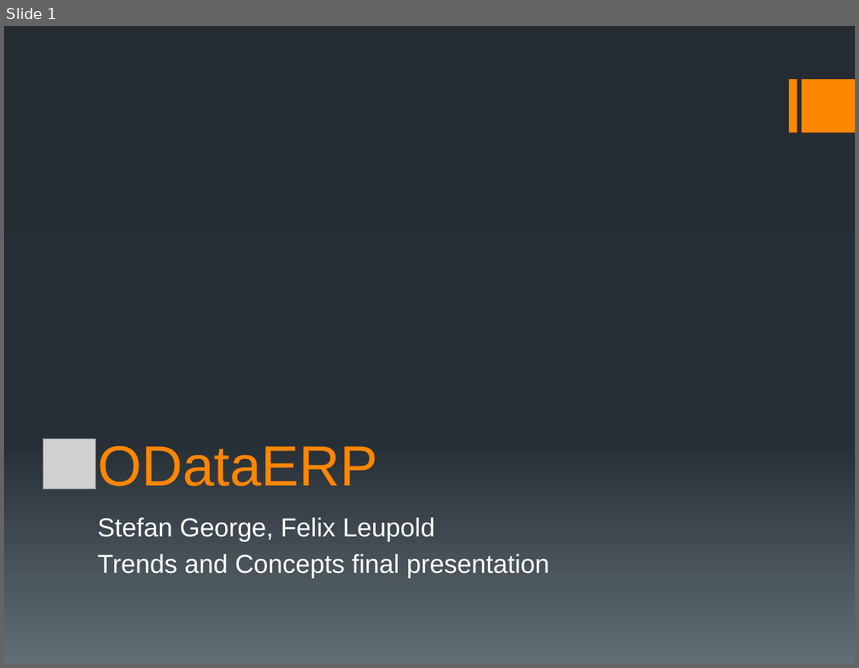
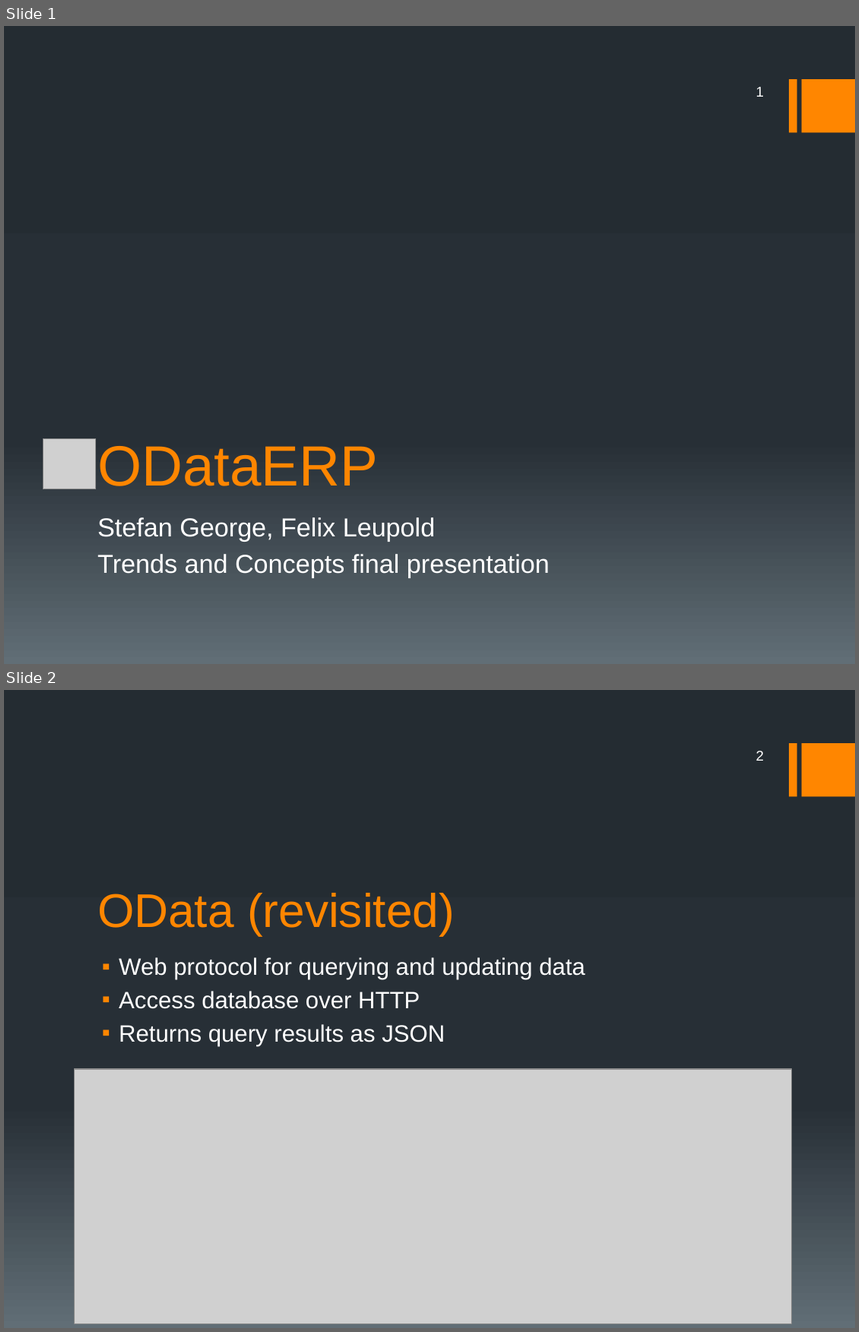
Before and after one commit to fleupold/odataerp, a slide deck: presentation/ODataERP II.pptx. Shown one above the other, each under a label of ours: slide 1 before the commit, slides 1 and 2 after it. The pictures are 859x668 and 859x1332 pixels, drawn with LibreOffice and Linux fonts; fonts in the diff are those of the drawing; grey boxes stand for pictures. Boxes give left, top, right and bottom in pixels: in the first picture for what was removed or moved away, otherwise in the second. Text is boxed around its words. In the diff, an @@ line names an element or a change of style, - is before the commit and + after.

```diff
--- a/presentation/ODataERP II.pptx
+++ b/presentation/ODataERP II.pptx
@@ slide 2 added at (x1=4, y1=690, x2=855, y2=1328), background gradient #242C33 to #273037 to #636D76; not listed: 2 template elements that a slide beside it also shows @@
@@ page number added at (x1=756, y1=751, x2=764, y2=761), 12 pt, text #FFFFFF @@
+2
@@ title added at (x1=97, y1=893, x2=455, y2=935), 40 pt, text #FF8600 @@
+OData (revisited)
@@ text added at (x1=119, y1=958, x2=585, y2=1046), 20 pt, text #FFFFFF @@
+▪ Web protocol for querying and updating data
+▪ Access database over HTTP
+▪ Returns query results as JSON
@@ picture added at (x1=75, y1=1068, x2=792, y2=1324) @@
@@ slide 1 changed as well @@
@@ page number added at (x1=756, y1=87, x2=764, y2=97), 12 pt, text #FFFFFF @@
+1
```
Also in this commit, not shown: 9 other slides changed, 2 other slides added, 1 slide removed.
